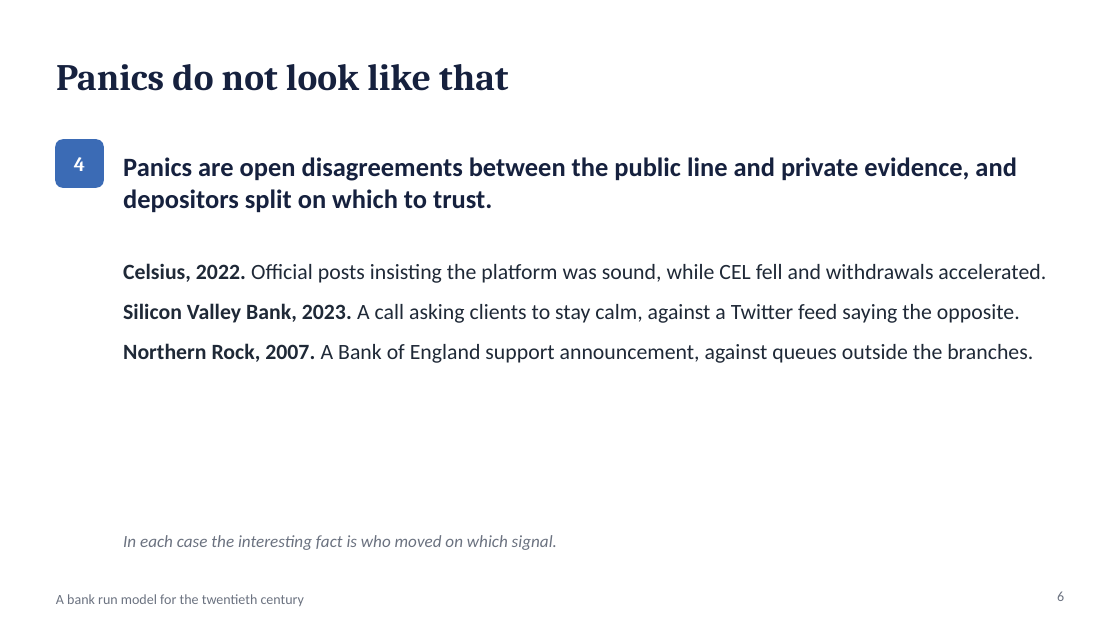
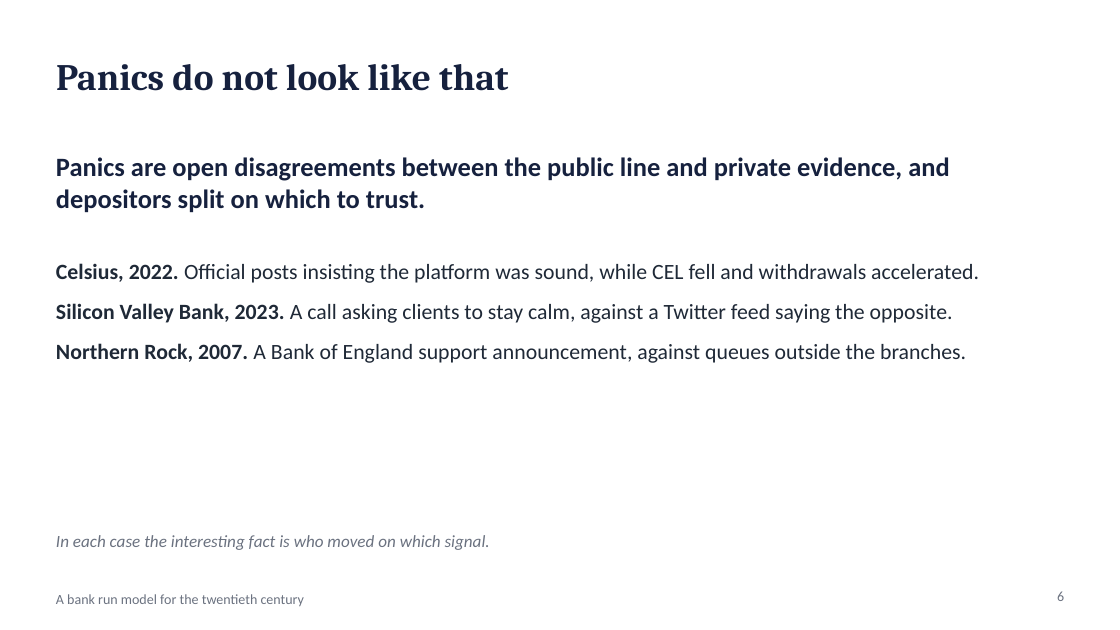
Before and after one commit to wlstover/BankRuns5, a slide deck: slide 6 of docs/deck_2026-10-26_seminar.pptx. Drawn at 1120x630 pixels with LibreOffice and Linux fonts; fonts in the diff are those of the drawing. Boxes give left, top, right and bottom in pixels: in the first picture for what was removed or moved away, otherwise in the second. Text is boxed around its words. In the diff, an @@ line names an element or a change of style, - is before the commit and + after.

```diff
--- a/docs/deck_2026-10-26_seminar.pptx
+++ b/docs/deck_2026-10-26_seminar.pptx
@@ text "Panics are open disagreements between ...": place and size @@
-text "Panics are open disagreements between ..." at [123,157,1016,213]
+text "Panics are open disagreements between ..." at [56,157,949,213]
@@ rounded rectangle removed at [56,140,103,187] @@
@@ text removed at [74,157,85,171] @@
-4
@@ text "Celsius, 2022. Official posts insisting ...": place and size @@
-text "Celsius, 2022. Official posts insisting ..." at [123,263,1046,363]
+text "Celsius, 2022. Official posts insisting ..." at [56,263,979,363]
@@ text "In each case the interesting ...": place and size @@
-text "In each case the interesting ..." at [123,535,557,550]
+text "In each case the interesting ..." at [56,535,490,550]
```
Also in this commit, not shown: 6 other slides changed, 2 other files.
